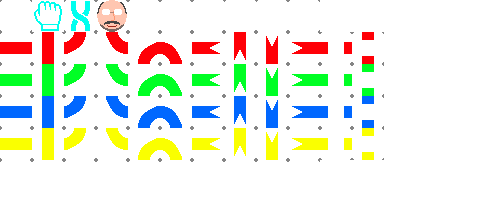
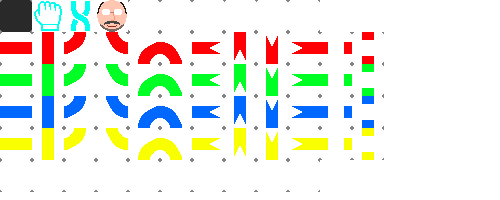
Layered file, before and after one edit (500 × 200). Changes by layer:
painted on "Calque de dessin 1" over [0, 0, 320, 192]
